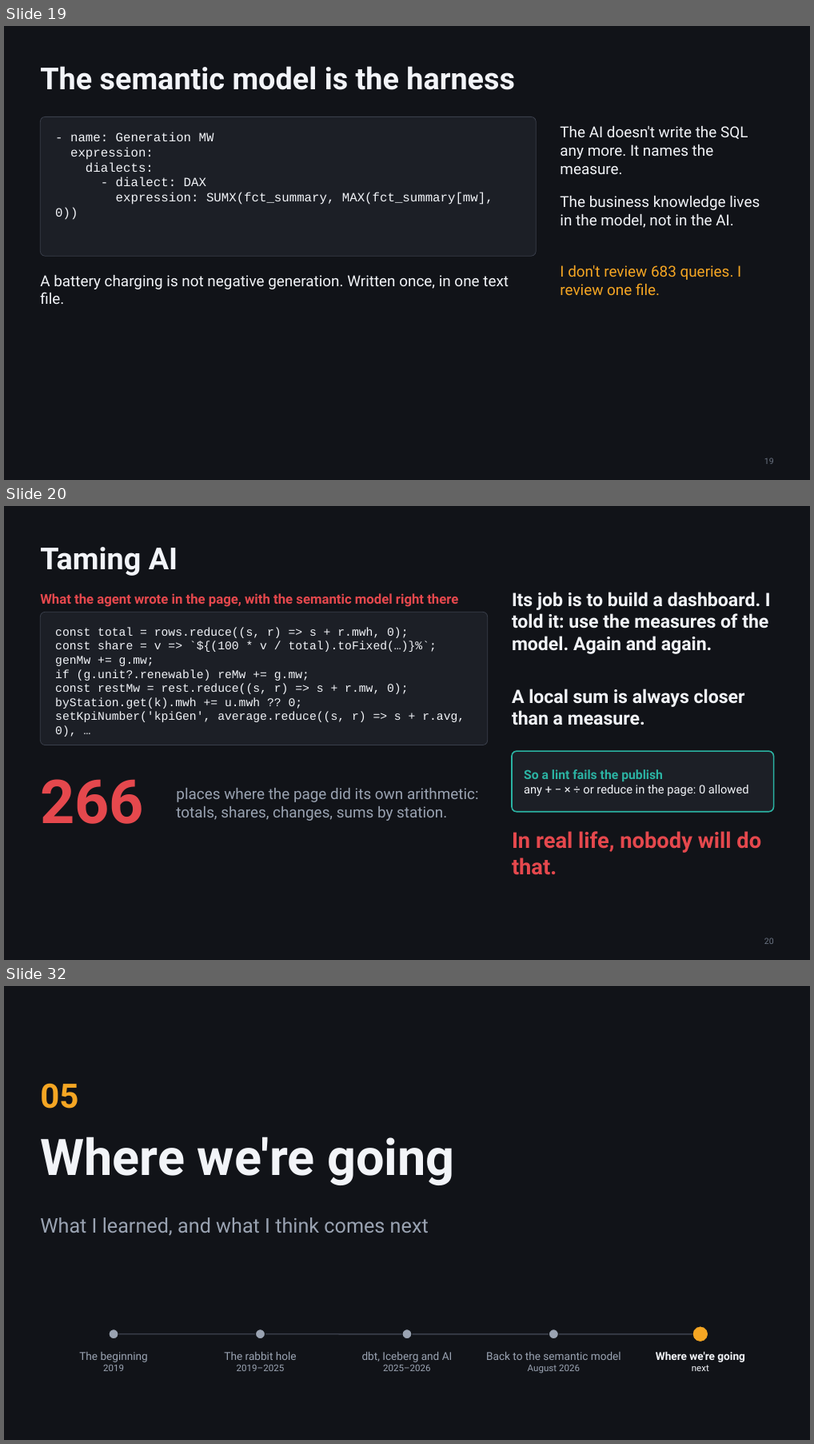
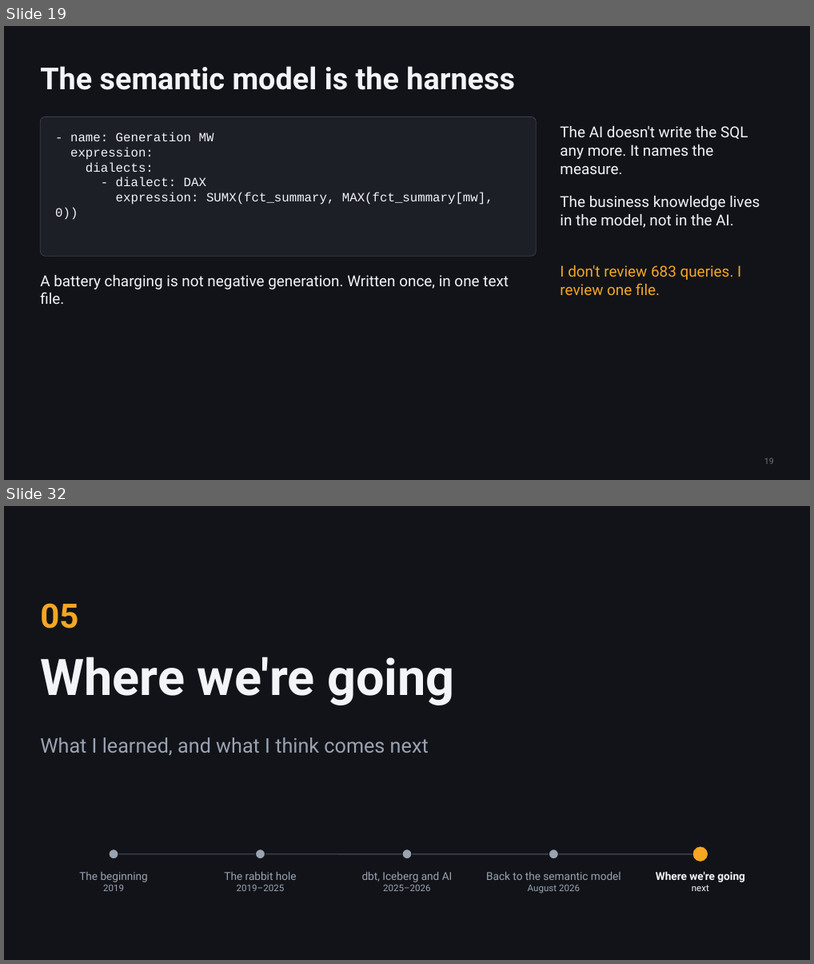
Before and after one commit to djouallah/presentations, a slide deck: analytics-as-code/analytics-as-code.pptx. Shown one above the other, each under a label of ours: slides 19, 20 and 32 before the commit, slides 19 and 32 after it; the slides between them are not shown. The pictures are 814x1444 and 814x964 pixels, drawn with LibreOffice and Linux fonts; fonts in the diff are those of the drawing. Boxes give left, top, right and bottom in pixels: in the first picture for what was removed or moved away, otherwise in the second. Text is boxed around its words. In the diff, an @@ line names an element or a change of style, - is before the commit and + after.

```diff
--- a/analytics-as-code/analytics-as-code.pptx
+++ b/analytics-as-code/analytics-as-code.pptx
@@ slide 20 removed at (4,506,810,960), background #111318 @@
@@ title removed at (40,547,178,576) @@
-Taming AI
@@ text removed at (40,593,458,607) @@
-What the agent wrote in the page, with the semantic model right there
@@ text removed at (512,592,771,654) @@
-Its job is to build a dashboard. I told it: use the measures of the model. Again and again.
@@ rounded rectangle removed at (40,612,488,745) @@
@@ text removed at (55,627,465,736) @@
-const total = rows.reduce((s, r) => s + r.mwh, 0);
-const share = v => `${(100 * v / total).toFixed(…)}%`;
-genMw += g.mw;
-if (g.unit?.renewable) reMw += g.mw;
-const restMw = rest.reduce((s, r) => s + r.mw, 0);
-byStation.get(k).mwh += u.mwh ?? 0;
-setKpiNumber('kpiGen', average.reduce((s, r) => s + r.avg, 0), …
@@ text removed at (512,688,746,725) @@
-A local sum is always closer than a measure.
@@ rounded rectangle removed at (512,751,774,812) @@
@@ text removed at (524,769,750,796) @@
-So a lint fails the publish
-any + − × ÷ or reduce in the page: 0 allowed
@@ text removed at (40,779,144,824) @@
-266
@@ text removed at (176,788,479,820) @@
-places where the page did its own arithmetic: totals, shares, changes, sums by station.
@@ text removed at (512,831,762,875) @@
-In real life, nobody will do that.
@@ page number removed at (765,937,774,944) @@
-20
```
Also in this commit, not shown: 1 slide added.
